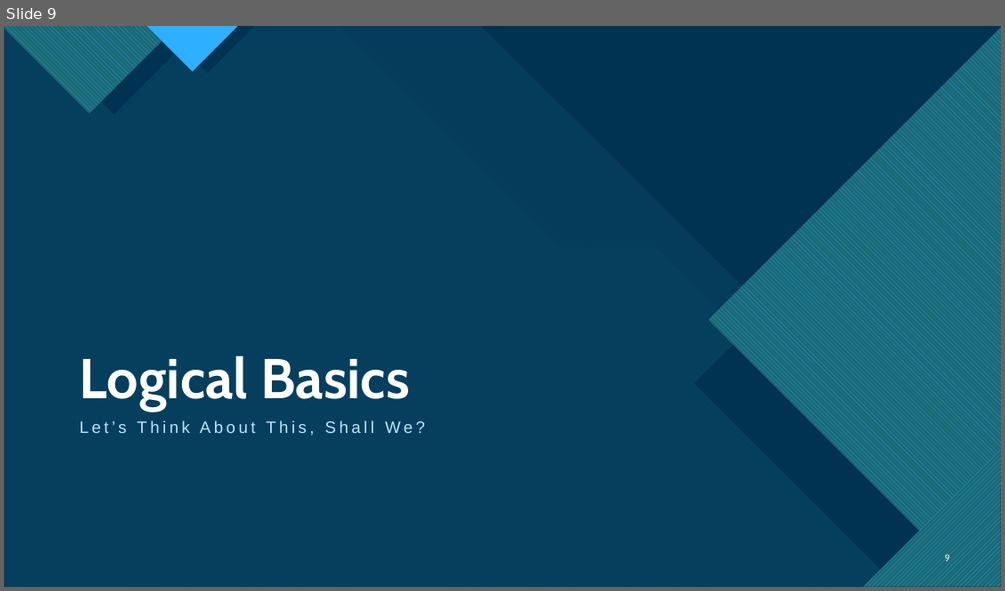
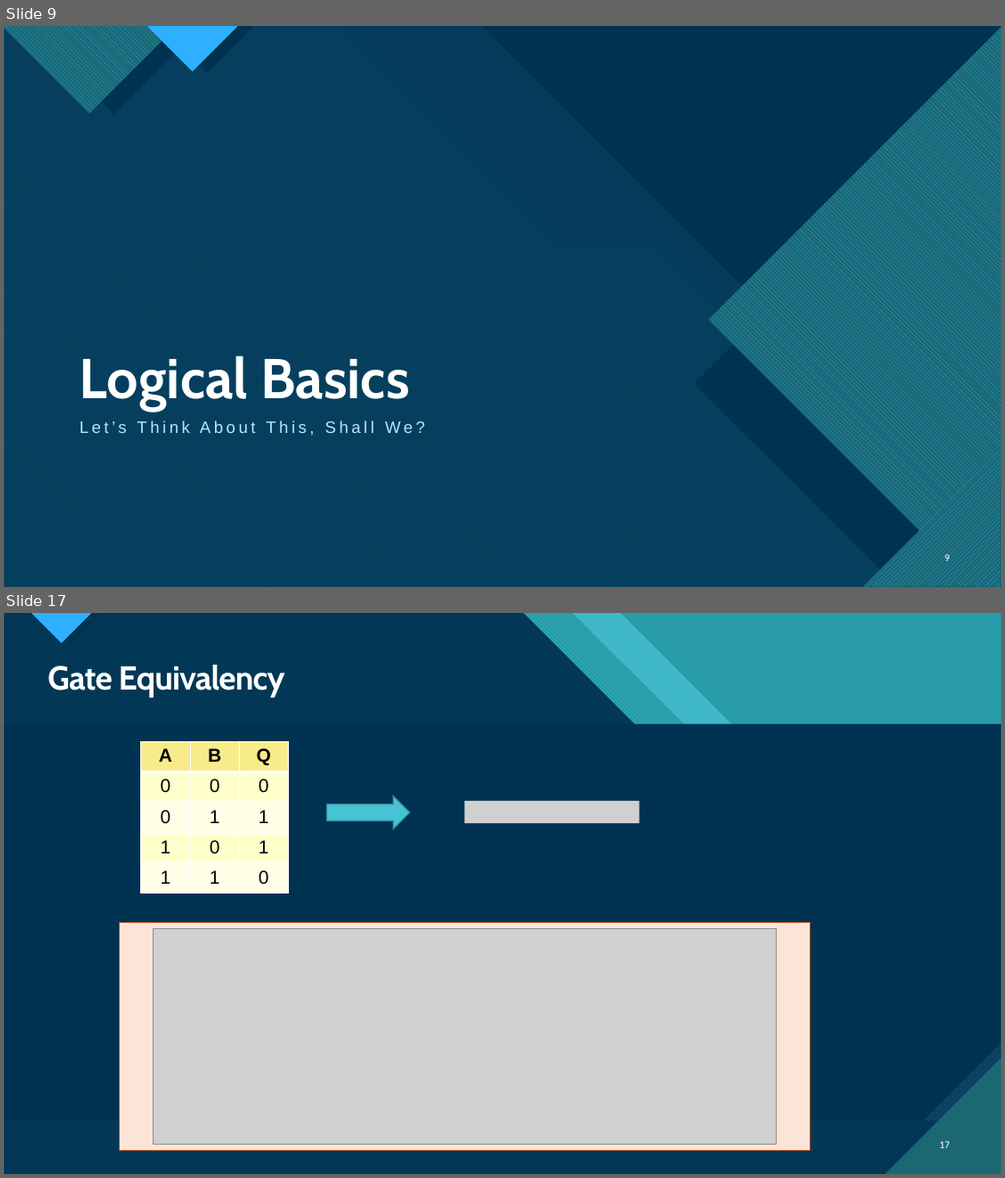
Before and after one commit to Legohead259/OCE4531-Material, a slide deck: presentations/1 - Binary Basics and Boolean Algebra.pptx. Shown one above the other, each under a label of ours: slide 9 before the commit, slides 9 and 17 after it; the slides between them are not shown. The pictures are 1005x591 and 1005x1178 pixels, drawn with LibreOffice and Linux fonts; fonts in the diff are those of the drawing; grey boxes stand for pictures. Boxes give left, top, right and bottom in pixels: in the first picture for what was removed or moved away, otherwise in the second. Text is boxed around its words. In the diff, an @@ line names an element or a change of style, - is before the commit and + after.

```diff
--- a/presentations/1 - Binary Basics and Boolean Algebra.pptx
+++ b/presentations/1 - Binary Basics and Boolean Algebra.pptx
@@ slide 17 added at bbox=[4, 613, 1001, 1174], background #47C3D3; not listed: 14 template elements that a slide beside it also shows @@
@@ rectangle added at bbox=[4, 613, 1001, 1174], fill #299CAB @@
@@ rectangle added at bbox=[4, 613, 1001, 1174], fill #299CAB @@
@@ freeform shape added at bbox=[4, 613, 1001, 1174], fill #47C3D3 at 74% opacity @@
@@ freeform shape added at bbox=[4, 613, 1001, 1174], fill pattern #47C3D3 on #1B6872 @@
@@ title added at bbox=[48, 665, 285, 697], 32 pt, text #FFFFFF, bold @@
+Gate Equivalency
@@ table added at bbox=[141, 742, 289, 893], 5 rows, 3 columns @@
+A | B | Q
+0 | 0 | 0
+0 | 1 | 1
+1 | 0 | 1
+1 | 1 | 0
@@ right arrow added at bbox=[327, 796, 410, 829], fill #47C3D3, outline #35909C 1 pt @@
@@ picture added at bbox=[465, 801, 639, 823] @@
@@ rectangle added at bbox=[119, 923, 810, 1151], fill #FDE4D7, outline #B55827 1 pt @@
@@ picture added at bbox=[153, 929, 776, 1144] @@
@@ page number added at bbox=[939, 1141, 950, 1148], 10 pt, text #FFFFFF @@
+17
```
Also in this commit, not shown: 1 slide changed, 12 other slides added, 1 slide removed.
